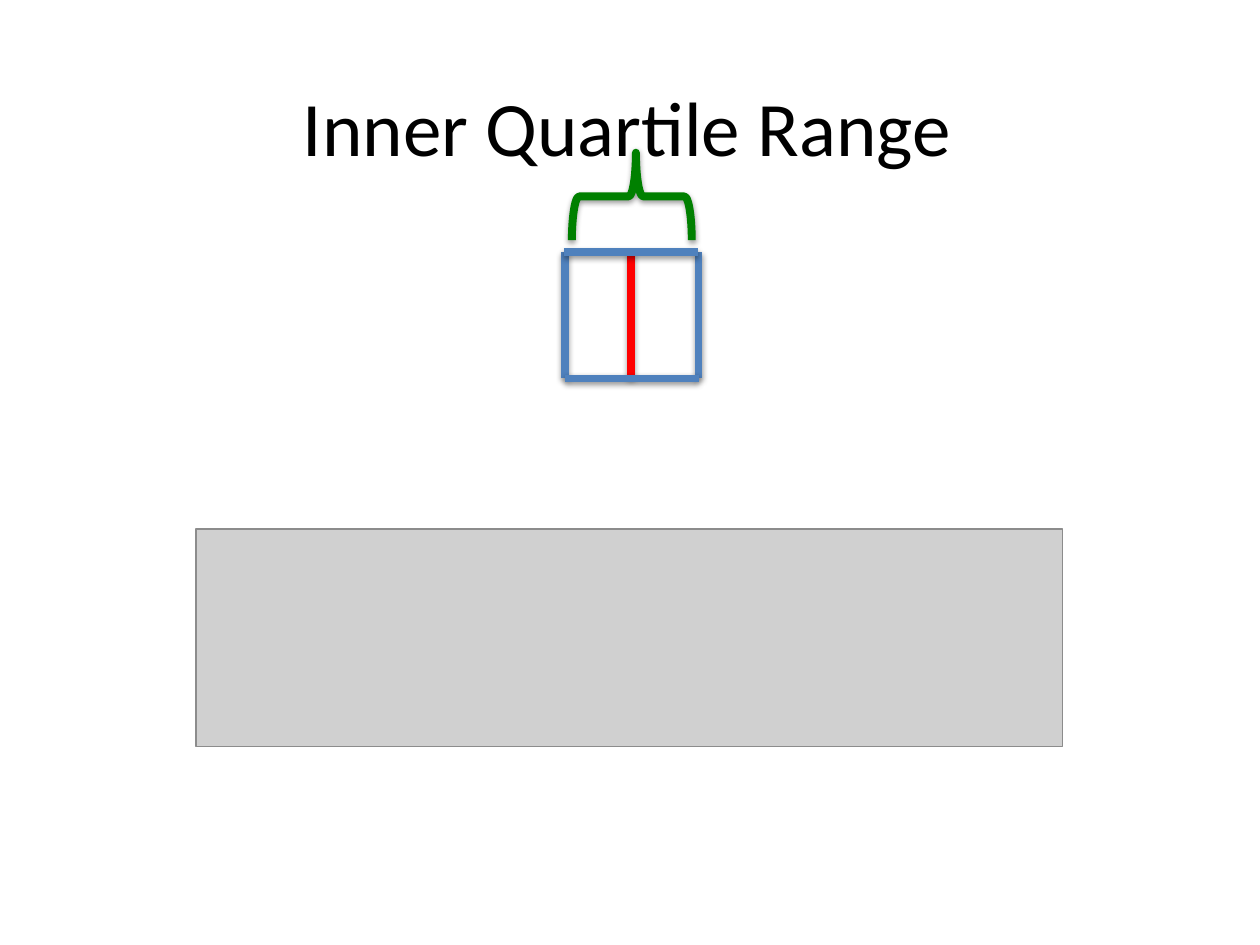
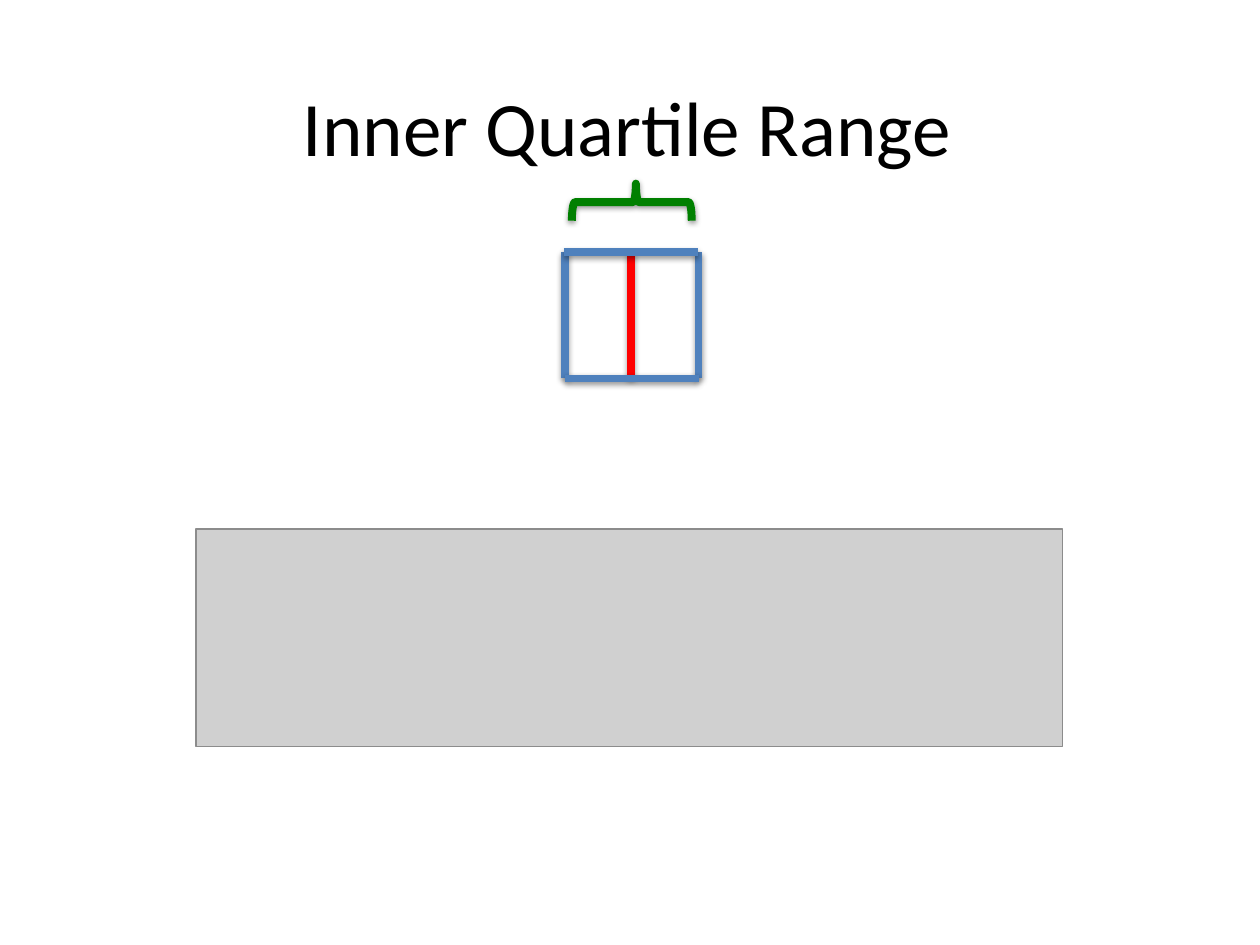
Before and after one commit to dataiap/dataiap, a slide deck: slide 10 of lectures/day3.pptx. Drawn at 1260x945 pixels with LibreOffice and Linux fonts; fonts in the diff are those of the drawing; grey boxes stand for pictures. Boxes give left, top, right and bottom in pixels: in the first picture for what was removed or moved away, otherwise in the second. Text is boxed around its words. In the diff, an @@ line names an element or a change of style, - is before the commit and + after.

```diff
--- a/lectures/day3.pptx
+++ b/lectures/day3.pptx
@@ left brace: place and size @@
-left brace at box(572, 152, 692, 239)
+left brace at box(572, 184, 692, 220)
```
Also in this commit, not shown: 3 other slides changed, 4 slides added, 2 slides removed.
